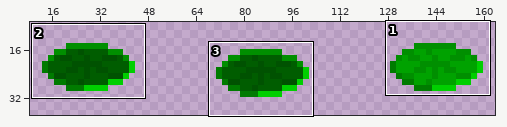
Sprite sheet: assets/graphics/lilypad_map_move-away.png. The first picture is a wide view before the edit; the outline marks the close-up.
Close-up. Old version:
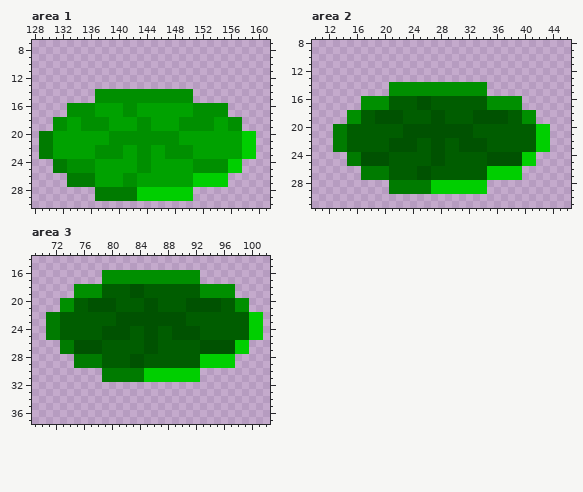
The file is 174x45 pixels. Shown: area 1: x 128..161, y 7..30; area 2: x 10..46, y 8..31; area 3: x 69..102, y 14..37. The wide view leaves out empty margins.
After the commit:
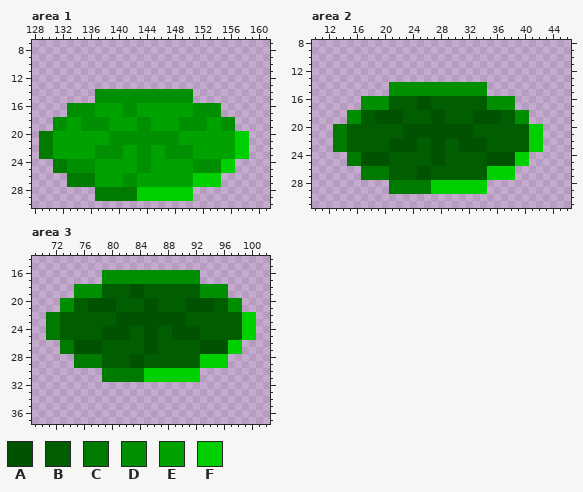
Palette (. is transparent): A #005201  B #005d00  C #007b00  D #008f00  E #00a200  F #00cf00
From old to new:
--- area 1
@@ x 151..161 @@
 15 ...........
-16 DDDDD......
-17 DDDDD......
-18 DDDEEDD....
-19 DDDEEDD....
-20 EEEEEEEFF..
-21 EEEEEEEFF..
-22 EEEEEEEFF..
-23 EEEEEEEFF..
-24 DDDDDFF....
-25 DDDDDFF....
-26 FFFFF......
-27 FFFFF......
+16 DDDD.......
+17 DDDD.......
+18 DDEEDD.....
+19 DDEEDD.....
+20 EEEEEEFF...
+21 EEEEEEFF...
+22 EEEEEEFF...
+23 EEEEEEFF...
+24 DDDDFF.....
+25 DDDDFF.....
+26 FFFF.......
+27 FFFF.......
 28 ...........
--- area 2
@@ x 35..45 @@
 15 ...........
-16 DDDDD......
-17 DDDDD......
-18 AAABBDD....
-19 AAABBDD....
-20 BBBBBBBFF..
-21 BBBBBBBFF..
-22 BBBBBBBFF..
-23 BBBBBBBFF..
-24 AAAAAFF....
-25 AAAAAFF....
-26 FFFFF......
-27 FFFFF......
+16 DDDD.......
+17 DDDD.......
+18 AABBDD.....
+19 AABBDD.....
+20 BBBBBBFF...
+21 BBBBBBFF...
+22 BBBBBBFF...
+23 BBBBBBFF...
+24 AAAAFF.....
+25 AAAAFF.....
+26 FFFF.......
+27 FFFF.......
 28 ...........
--- area 3
@@ x 93..102 @@
 17 ..........
-18 DDDDD.....
-19 DDDDD.....
-20 AAABBDD...
-21 AAABBDD...
-22 BBBBBBBFF.
-23 BBBBBBBFF.
-24 BBBBBBBFF.
-25 BBBBBBBFF.
-26 AAAAAFF...
-27 AAAAAFF...
-28 FFFFF.....
-29 FFFFF.....
+18 DDDD......
+19 DDDD......
+20 AABBDD....
+21 AABBDD....
+22 BBBBBBFF..
+23 BBBBBBFF..
+24 BBBBBBFF..
+25 BBBBBBFF..
+26 AAAAFF....
+27 AAAAFF....
+28 FFFF......
+29 FFFF......
 30 ..........
Boxes around the changes in both close-ups, in picture pixels (x1, y1, x2, y2):
changed: (207, 103, 256, 187)
changed: (501, 96, 550, 180)
changed: (214, 284, 263, 368)
